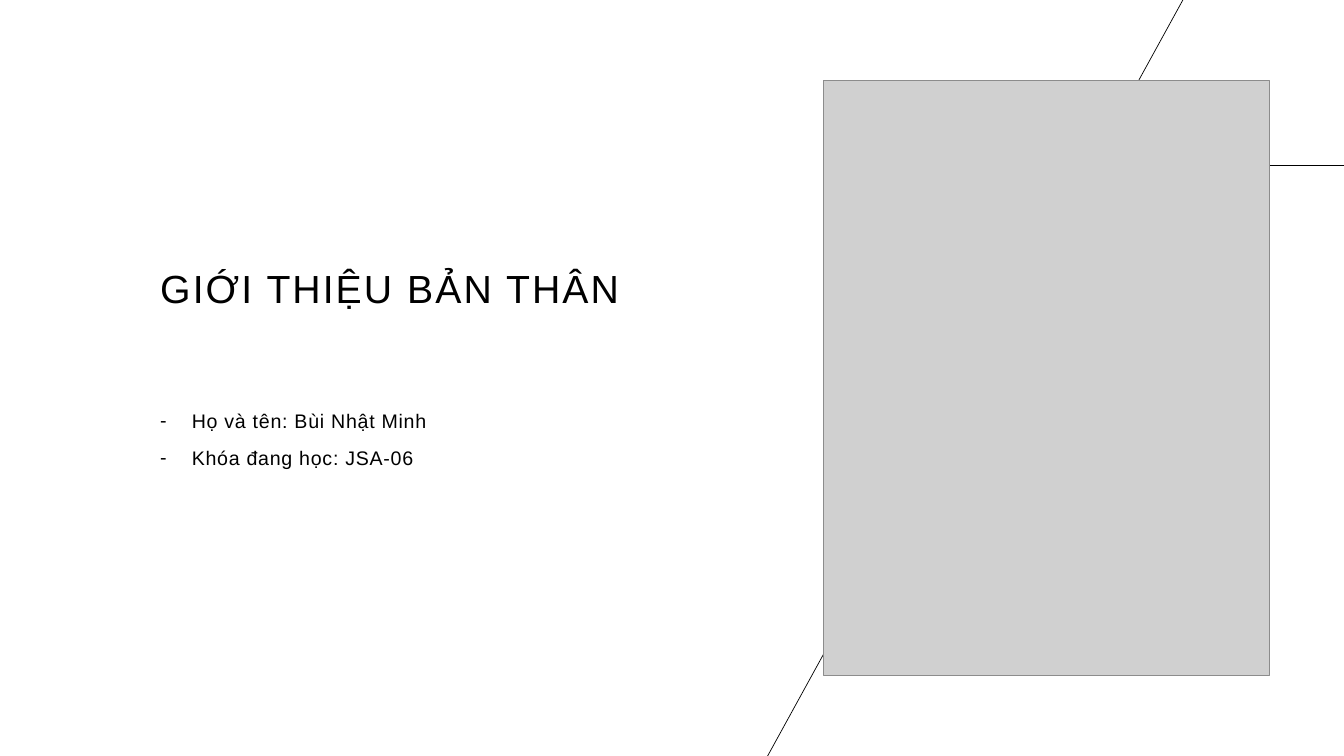
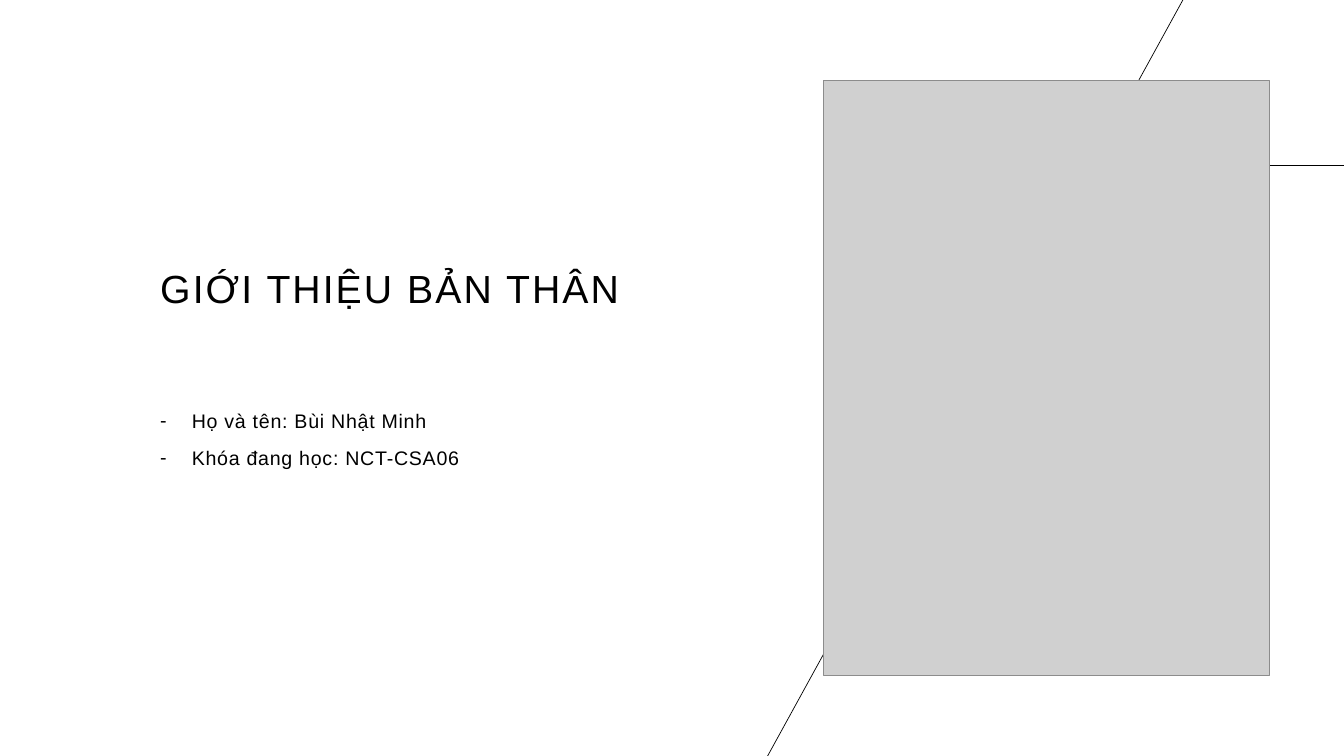
Before and after one commit to nqv2291/NCT-CSA06, a slide deck: slide 3 of Contents/FinalProject/Submission/YourFullName/Bui_Nhat_Minh/Tổng kết cuối khóa.pptx. Drawn at 1344x756 pixels with LibreOffice and Linux fonts; fonts in the diff are those of the drawing; grey boxes stand for pictures. Boxes give left, top, right and bottom in pixels: in the first picture for what was removed or moved away, otherwise in the second. Text is boxed around its words. In the diff, an @@ line names an element or a change of style, - is before the commit and + after.

Commit message:
Fix slide

```diff
--- a/Contents/FinalProject/Submission/YourFullName/Bui_Nhat_Minh/Tổng kết cuối khóa.pptx
+++ b/Contents/FinalProject/Submission/YourFullName/Bui_Nhat_Minh/Tổng kết cuối khóa.pptx
@@ text at [192,450,459,469]: text changed @@
-– Khóa đang học: JSA-06
+– Khóa đang học: NCT-CSA06
```
